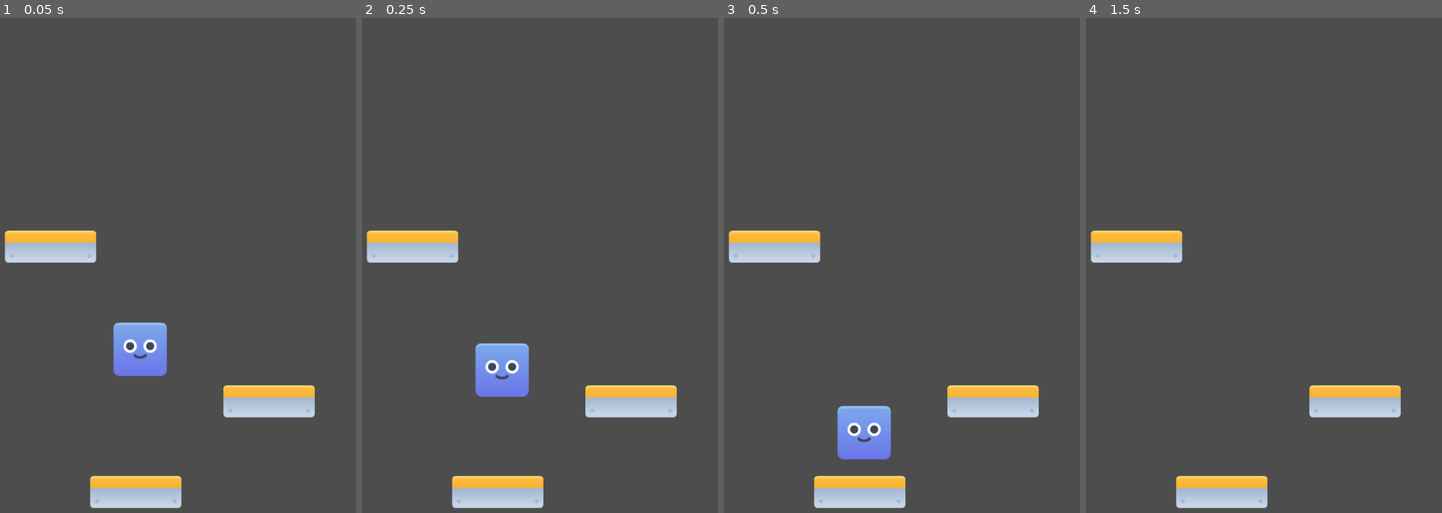
Above: before the commit, frames 1-4 (left to right).
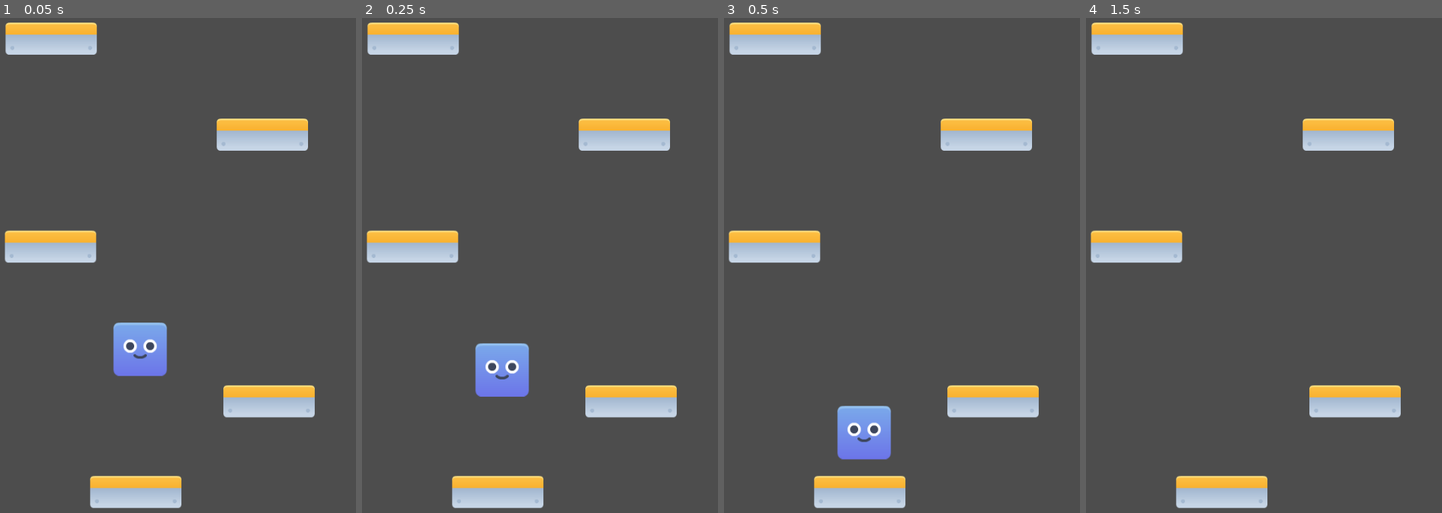
Above: after the commit, the same moments.

Repository: Matjanikow/Doodle-Jump-Test
Game: Godot game, scene res://world.tscn
Two runs of this game, one before a commit and one after it. Both use one fixed random seed, a clock stepped at 60 frames per second and the inputs below.
Inputs:
- Up to frame 1 (0.05 s): no input
- Up to frame 2 (0.25 s): no input
- Up to frame 3 (0.5 s): no input
- Up to frame 4 (1.5 s): hold Right (ui_right) from 0.53 s (still down)

The runs differ from the first frame. In frame 1, 3.3% of the frame differs, in the area x 1-87%, y 0-27%; in frame 2, 3.3%; in frame 3, 3.3%; in frame 4, 3.3%.

Commit message:
Inicio Teleport

Diff:
--- a/Camera2D.gd
+++ b/Camera2D.gd
@@ -4,5 +4,6 @@
 # Called every frame. 'delta' is the elapsed time since the previous frame.
 func _process(delta):
 	var cubo_y = character.global_position.y
+	var screen = get_viewport_rect()
 	if character.global_position.y < global_position.y:
 		global_position.y = cubo_y
--- /dev/null
+++ b/plataforma.gd
@@ -0,0 +1,8 @@
+extends StaticBody2D
+
+@onready var notifier = $VisibleOnScreenNotifier2D
+
+# Called every frame. 'delta' is the elapsed time since the previous frame.
+func _process(delta):
+	#Este booleano si está False significa que se fue de la pantalla
+	var estoyEnPantalla = notifier.is_on_screen()
--- a/plataforma.tscn
+++ b/plataforma.tscn
@@ -1,6 +1,7 @@
-[gd_scene load_steps=5 format=3 uid="uid://cmwsegw31mhad"]
+[gd_scene load_steps=6 format=3 uid="uid://cmwsegw31mhad"]
 
 [ext_resource type="Texture2D" uid="uid://bjvgsr7acusof" path="res://kenney_shape-characters/PNG/Default/tile_center.png" id="1_5wysn"]
+[ext_resource type="Script" path="res://plataforma.gd" id="1_fojhb"]
 [ext_resource type="Texture2D" uid="uid://3jh63imwg3ls" path="res://kenney_shape-characters/PNG/Default/tile_right.png" id="2_wgfu0"]
 [ext_resource type="Texture2D" uid="uid://7e4n4rbsp2qc" path="res://kenney_shape-characters/PNG/Default/tile_left.png" id="3_ljruy"]
 
@@ -9,6 +10,7 @@
 
 [node name="Plataforma" type="StaticBody2D"]
 position = Vector2(336, 392)
+script = ExtResource("1_fojhb")
 
 [node name="TileCenter" type="Sprite2D" parent="."]
 scale = Vector2(0.6, 0.6)
@@ -28,3 +30,5 @@
 position = Vector2(1, -14)
 shape = SubResource("RectangleShape2D_6vt2l")
 one_way_collision = true
+
+[node name="VisibleOnScreenNotifier2D" type="VisibleOnScreenNotifier2D" parent="."]
--- a/world.tscn
+++ b/world.tscn
@@ -21,3 +21,9 @@
 
 [node name="Plataforma2" parent="." instance=ExtResource("2_0s7w0")]
 position = Vector2(440, 456)
+
+[node name="Plataforma4" parent="." instance=ExtResource("2_0s7w0")]
+position = Vector2(430, 56)
+
+[node name="Plataforma5" parent="." instance=ExtResource("2_0s7w0")]
+position = Vector2(113, -88)
